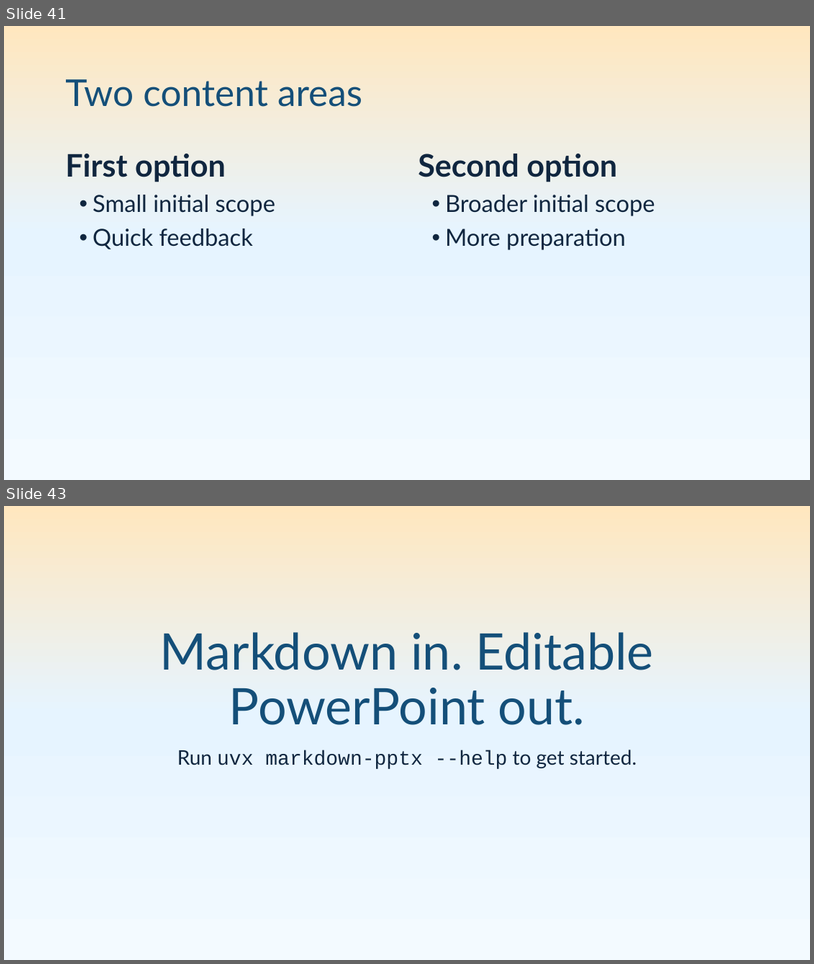
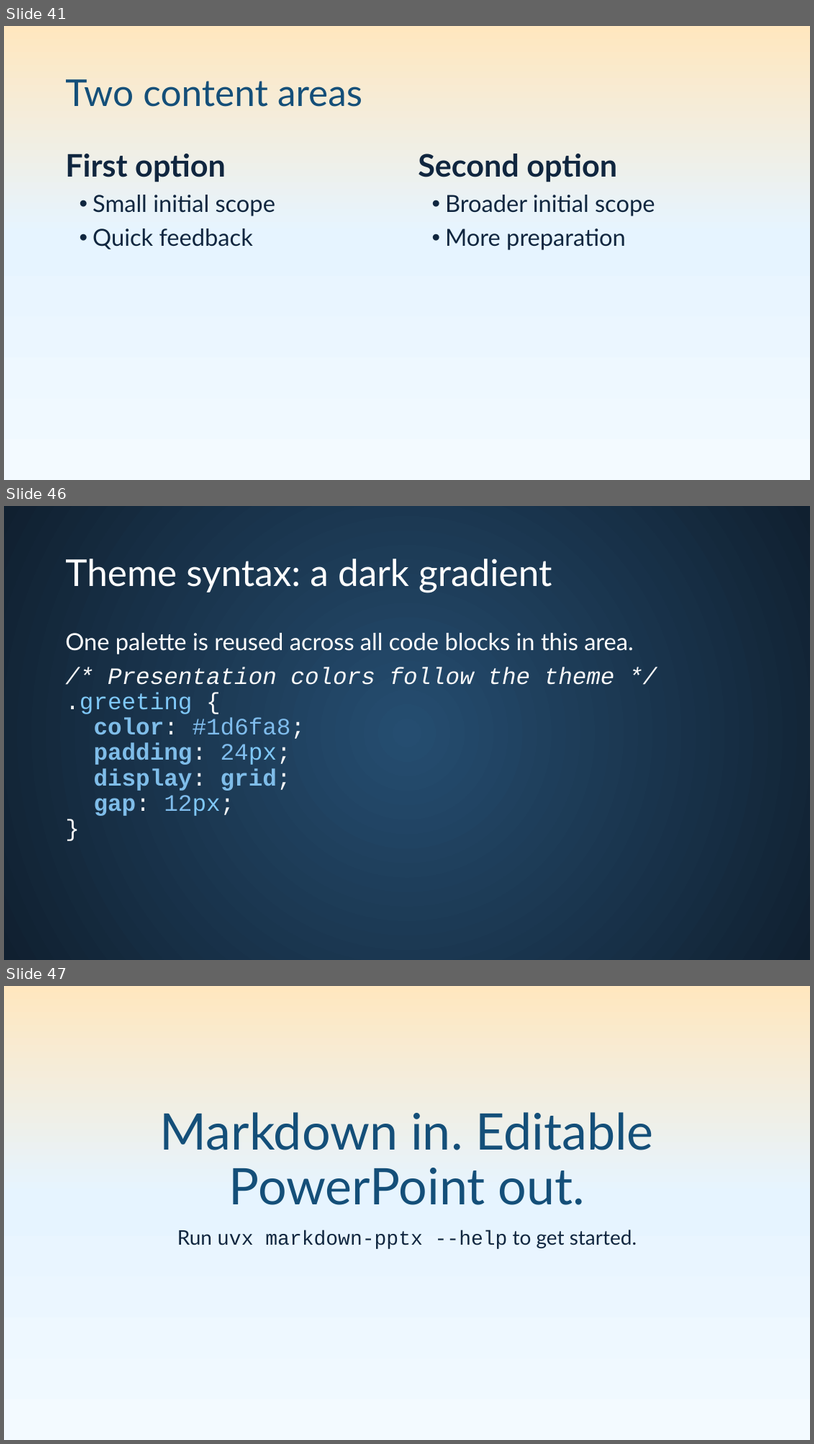
Before and after one commit to pseudosavant/markdown-pptx, a slide deck: sample/showcase.pptx. Shown one above the other, each under a label of ours: slides 41 and 43 before the commit, slides 41, 46 and 47 after it; the slides between them are not shown. The pictures are 814x964 and 814x1444 pixels, drawn with LibreOffice and Linux fonts; fonts in the diff are those of the drawing. Boxes give left, top, right and bottom in pixels: in the first picture for what was removed or moved away, otherwise in the second. Text is boxed around its words. In the diff, an @@ line names an element or a change of style, - is before the commit and + after.

Commit message:
Add optional theme syntax colors with contrast analysis

```diff
--- a/sample/showcase.pptx
+++ b/sample/showcase.pptx
@@ slide 46 added at [4, 506, 810, 960], background gradient #254D70 to #102030 @@
@@ title added at [65, 559, 552, 592], 44 pt, text #FFFFFF @@
+Theme syntax: a dark gradient
@@ text added at [65, 633, 634, 816], 28 pt, text #FFFFFF @@
+One palette is reused across all code blocks in this area.
+/* Presentation colors follow the theme */
+.greeting {
+color: #1d6fa8;
+padding: 24px;
+display: grid;
+gap: 12px;
+}
@@ what was slide 43 is now slide 47 @@
```
Also in this commit, not shown: 3 other slides added, 16 other files.
